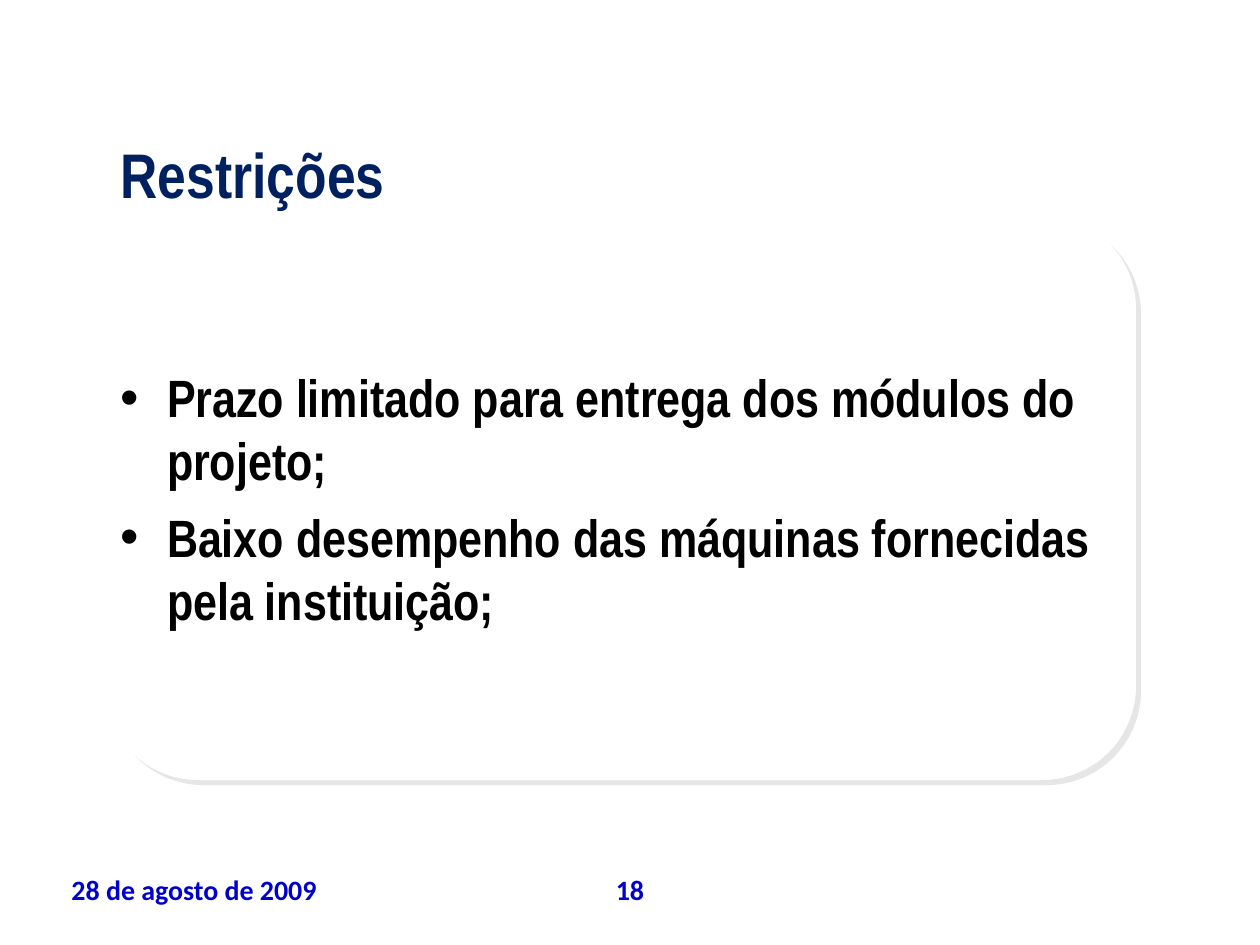
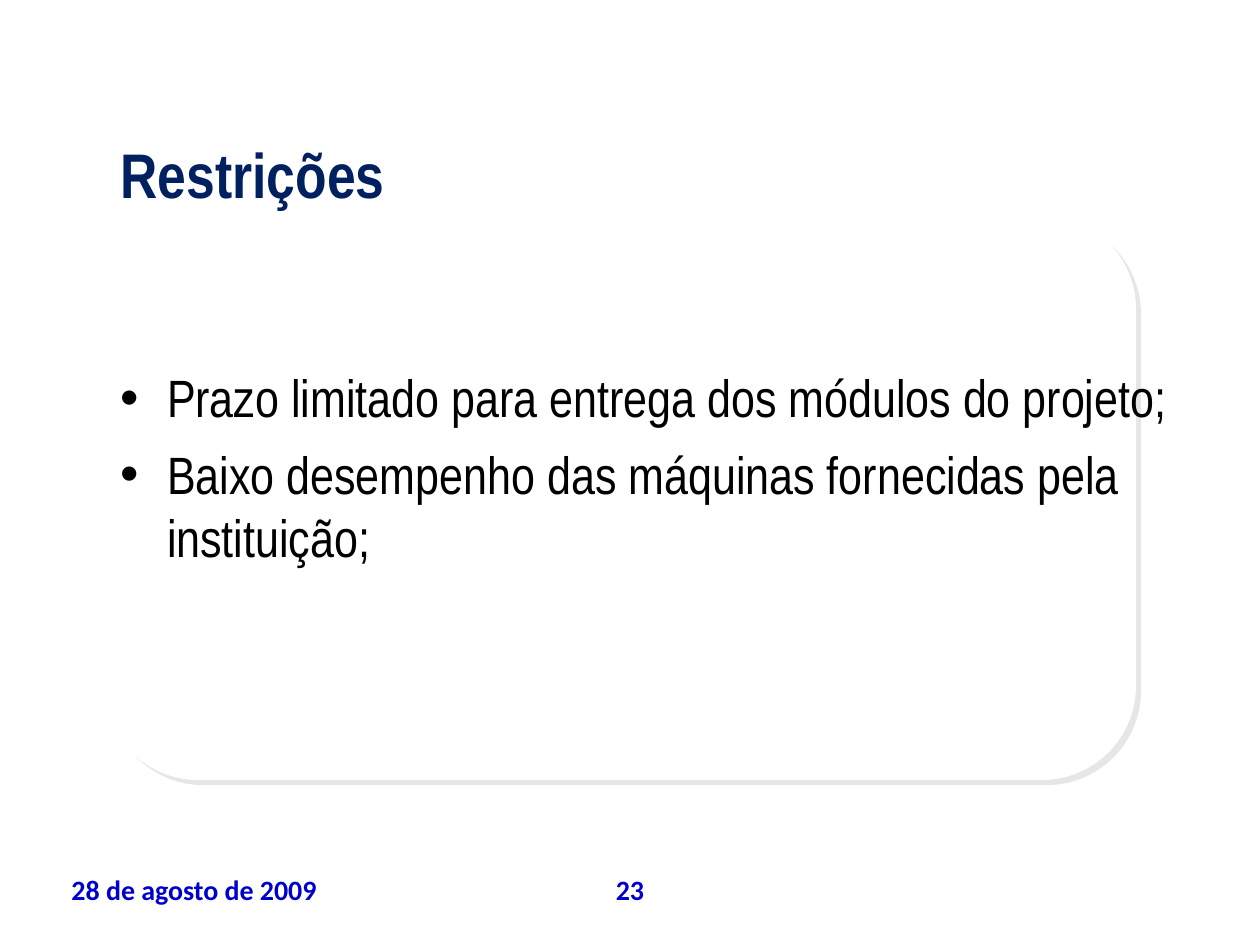
Before and after one commit to leoevaristo/psa20092, a slide deck: slide 23 of ARTEFATOS/TAP_apresentacao.ppt (slide 18 before the commit). Drawn at 1260x945 pixels with LibreOffice and Linux fonts; fonts in the diff are those of the drawing; background and template pictures are left out. Boxes give left, top, right and bottom in pixels: in the first picture for what was removed or moved away, otherwise in the second. Text is boxed around its words. In the diff, an @@ line names an element or a change of style, - is before the commit and + after.

```diff
--- a/ARTEFATOS/TAP_apresentacao.ppt
+++ b/ARTEFATOS/TAP_apresentacao.ppt
@@ text "Prazo limitado para entrega dos ..." at (x1=167, y1=378, x2=1166, y2=567): bold off @@
@@ page number at (x1=616, y1=881, x2=644, y2=900): text changed @@
-18
+23
```
Also in this commit, not shown: 12 other slides changed, 6 slides added, 1 slide removed, 1 other file.
